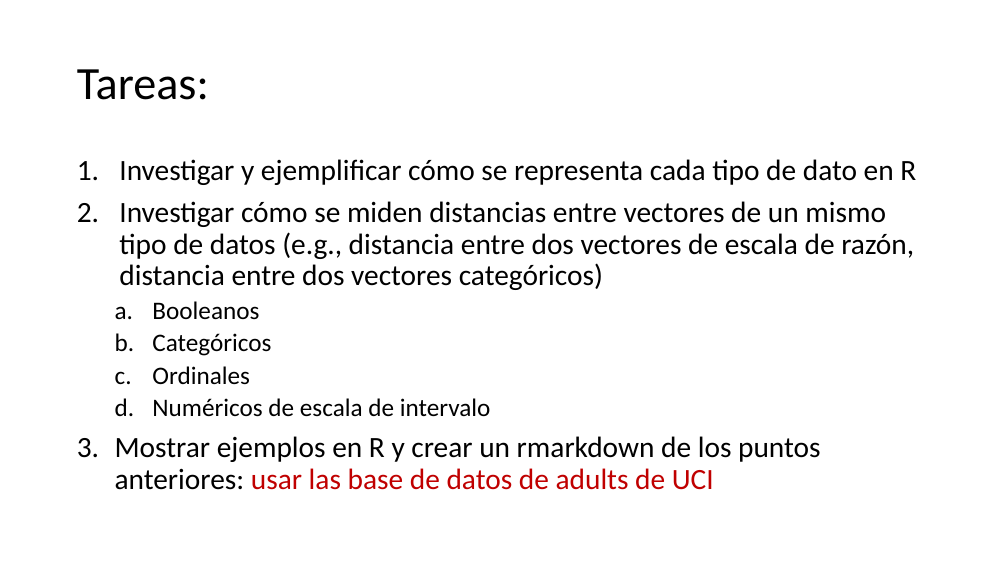
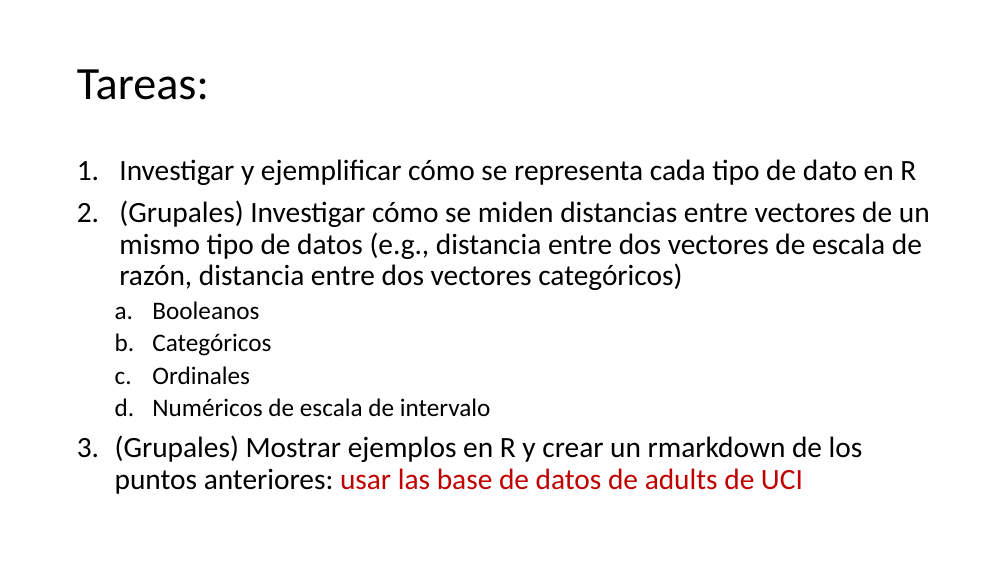
Before and after one commit to mauriciogtec/metodosMultivariados2017, a slide deck: slide 15 of materiales_clase/presentaciones/MM_1_Intro.pptx. Drawn at 1008x567 pixels with LibreOffice and Linux fonts; fonts in the diff are those of the drawing. Boxes give left, top, right and bottom in pixels: in the first picture for what was removed or moved away, otherwise in the second. Text is boxed around its words. In the diff, an @@ line names an element or a change of style, - is before the commit and + after.

Commit message:
up-to-date

```diff
--- a/materiales_clase/presentaciones/MM_1_Intro.pptx
+++ b/materiales_clase/presentaciones/MM_1_Intro.pptx
@@ text at (x1=119, y1=200, x2=930, y2=290): text changed @@
-2. Investigar cómo se miden distancias entre vectores de un mismo tipo de datos (e.g., distancia entre dos vectores de escala de razón, distancia entre dos vectores categóricos)
+2. (Grupales) Investigar cómo se miden distancias entre vectores de un mismo tipo de datos (e.g., distancia entre dos vectores de escala de razón, distancia entre dos vectores categóricos)
@@ text at (x1=115, y1=435, x2=863, y2=494): text changed @@
-3. Mostrar ejemplos en R y crear un rmarkdown de los puntos anteriores: usar las base de datos de adults de UCI
+3. (Grupales) Mostrar ejemplos en R y crear un rmarkdown de los puntos anteriores: usar las base de datos de adults de UCI
```
